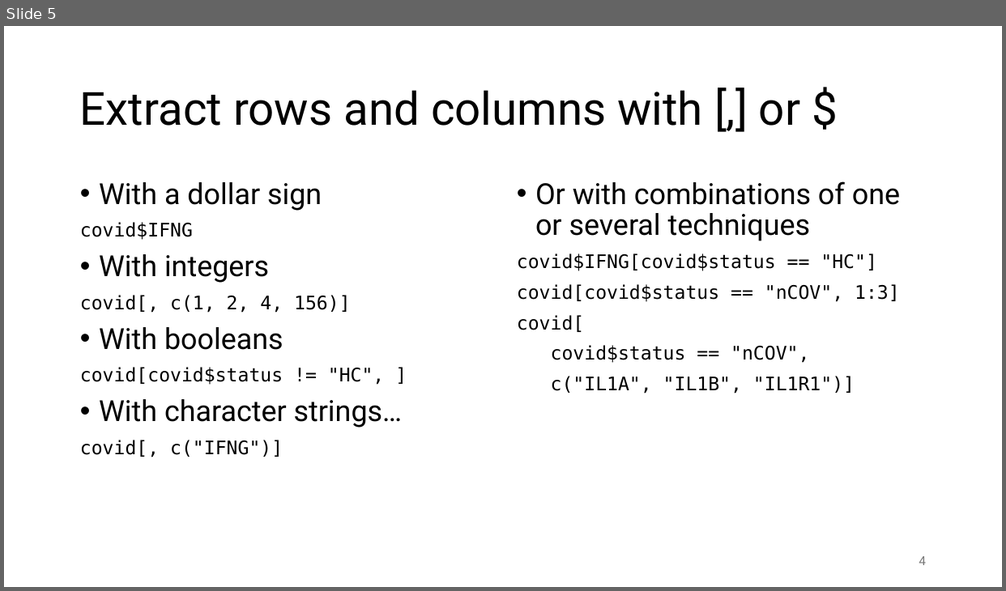
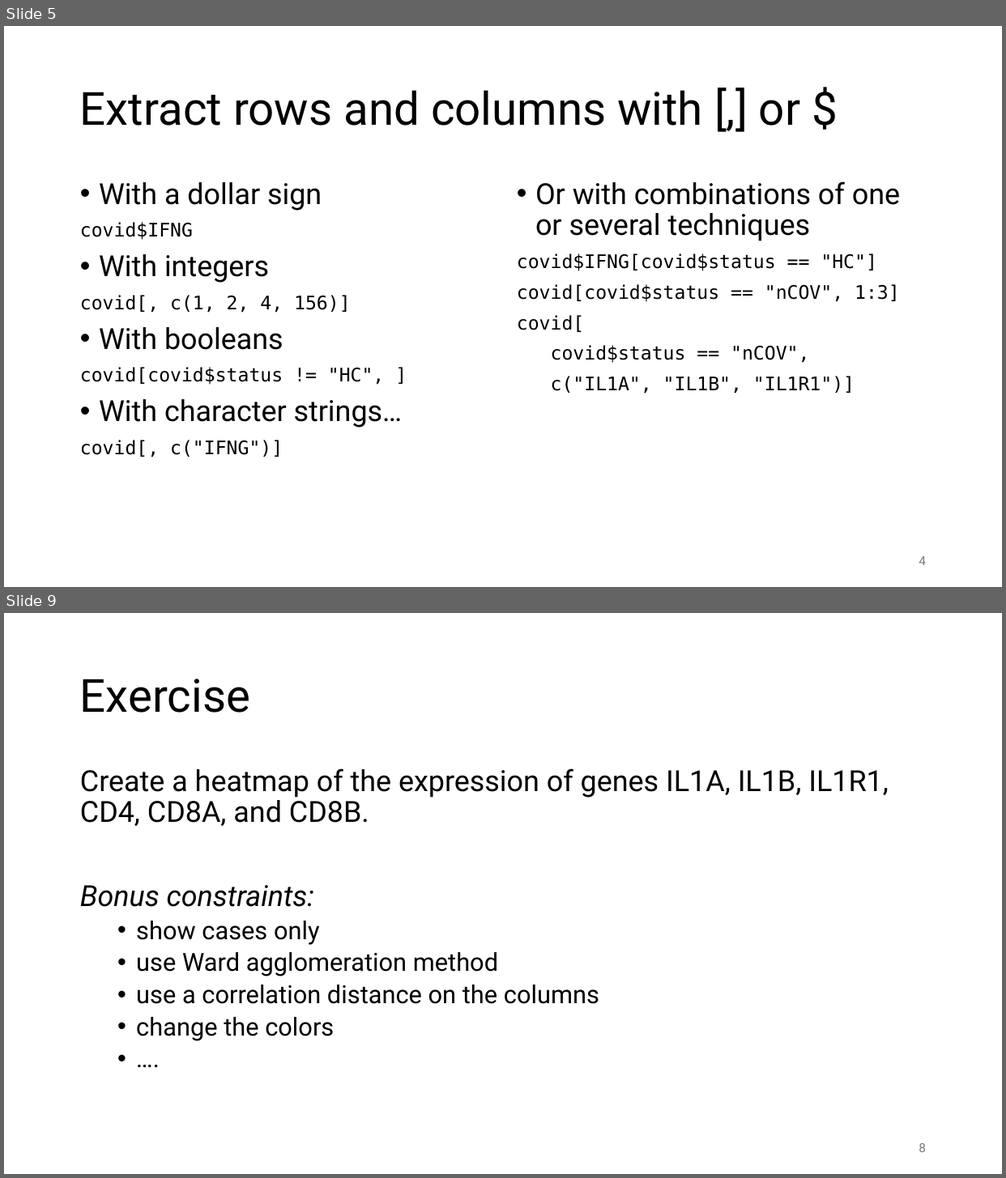
Before and after one commit to IFB-ElixirFr/EBIII_N2, a slide deck: 01R/01_complements.pptx. Shown one above the other, each under a label of ours: slide 5 before the commit, slides 5 and 9 after it; the slides between them are not shown. The pictures are 1006x591 and 1006x1178 pixels, drawn with LibreOffice and Linux fonts; fonts in the diff are those of the drawing. Boxes give left, top, right and bottom in pixels: in the first picture for what was removed or moved away, otherwise in the second. Text is boxed around its words. In the diff, an @@ line names an element or a change of style, - is before the commit and + after.

```diff
--- a/01R/01_complements.pptx
+++ b/01R/01_complements.pptx
@@ slide 9 added at <box>4,613,1002,1174</box>, background #FFFFFF @@
@@ title added at <box>80,679,250,713</box>, 44 pt, text #000000 @@
+Exercise
@@ text added at <box>80,769,889,1041</box>, 24 pt, text #000000 @@
+Create a heatmap of the expression of genes IL1A, IL1B, IL1R1, CD4, CD8A, and CD8B.
+Bonus constraints:
+  • show cases only
+  • use Ward agglomeration method
+  • use a correlation distance on the columns
+  • change the colors
+  • ….
@@ page number added at <box>918,1144,926,1152</box>, 12 pt, text #797979 @@
+8
```
Also in this commit, not shown: 3 other slides added, 27 other files.
